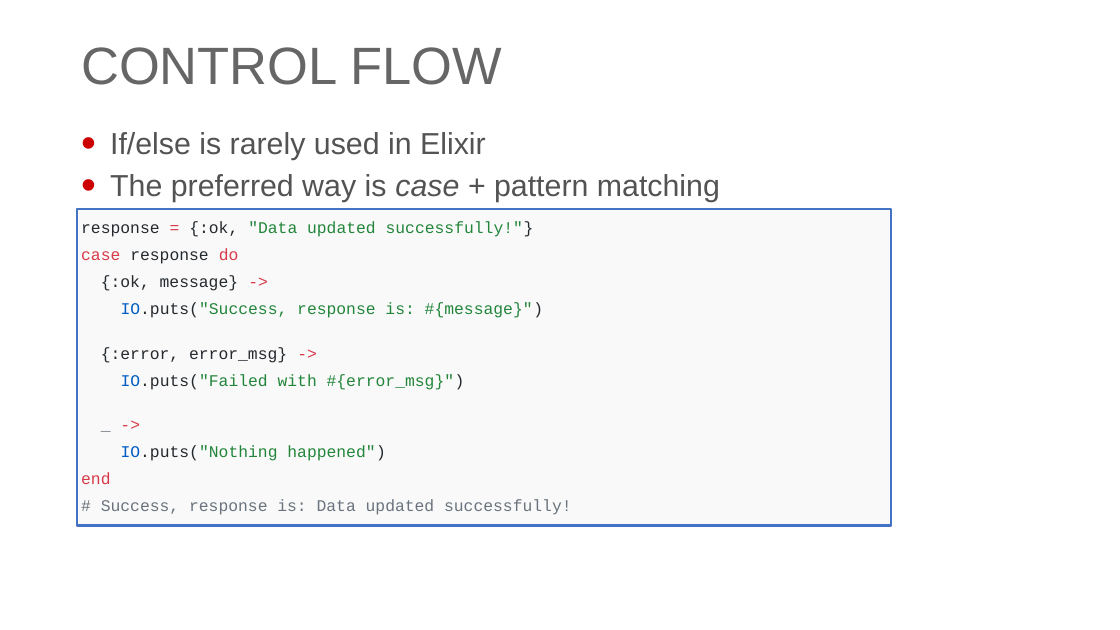
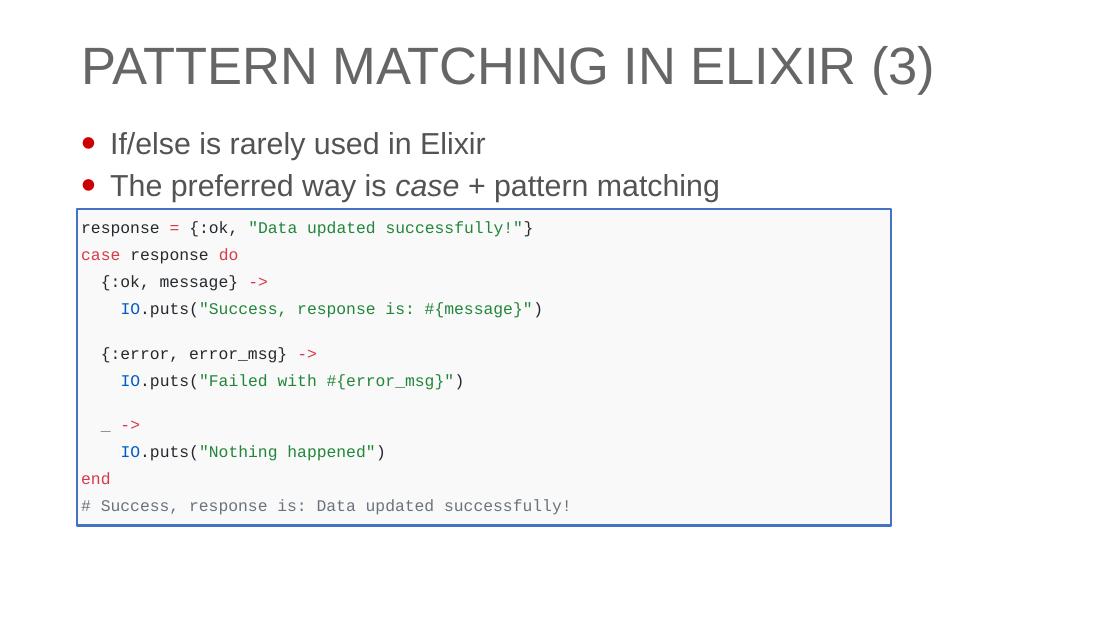
Before and after one commit to georgiyolovski/elixir-workshop, a slide deck: slide 25 of day1/Elixir - Day 1.pptx (slide 20 before the commit). Drawn at 1120x630 pixels with LibreOffice and Linux fonts; fonts in the diff are those of the drawing; background and template pictures are left out. Boxes give left, top, right and bottom in pixels: in the first picture for what was removed or moved away, otherwise in the second. Text is boxed around its words. In the diff, an @@ line names an element or a change of style, - is before the commit and + after.

```diff
--- a/day1/Elixir - Day 1.pptx
+++ b/day1/Elixir - Day 1.pptx
@@ title at (81,46,935,95): text changed @@
-CONTROL FLOW
+PATTERN MATCHING IN ELIXIR (3)
```
Also in this commit, not shown: 6 other slides changed, 3 slides added.
